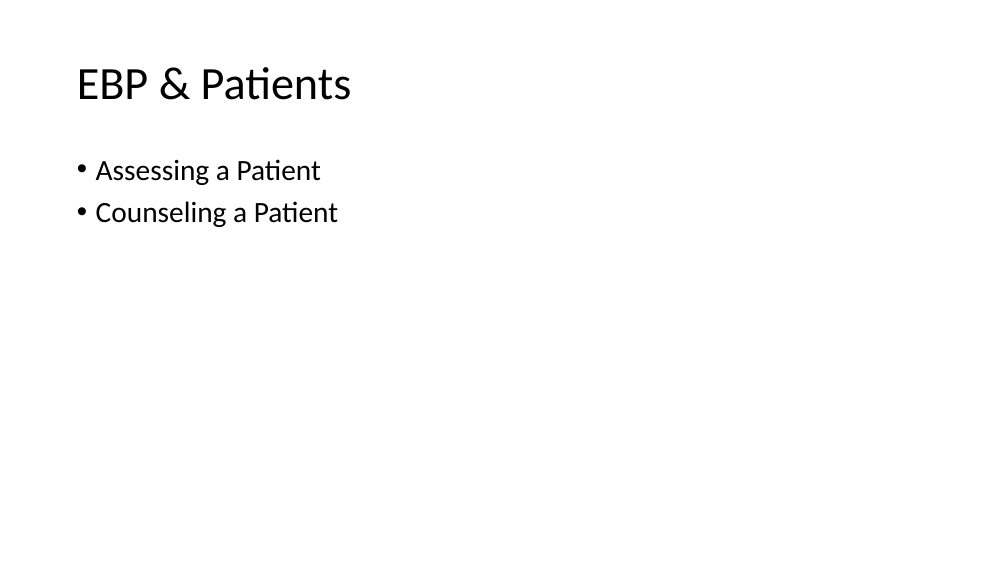
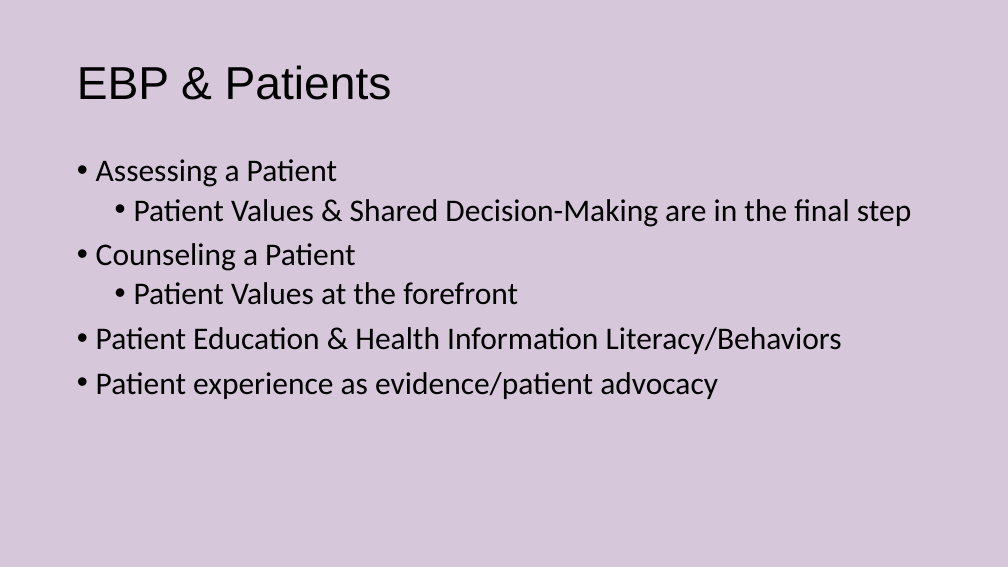
Before and after one commit to mattweirick/mattweirick.github.io, a slide deck: slide 13 of files/au-presentation-20181009.pptx. Drawn at 1008x567 pixels with LibreOffice and Linux fonts; fonts in the diff are those of the drawing. Boxes give left, top, right and bottom in pixels: in the first picture for what was removed or moved away, otherwise in the second. Text is boxed around its words. In the diff, an @@ line names an element or a change of style, - is before the commit and + after.

```diff
--- a/files/au-presentation-20181009.pptx
+++ b/files/au-presentation-20181009.pptx
@@ background #FFFFFF to #D6C8DA @@
@@ title "EBP & Patients" at bbox=[77, 65, 392, 100]: font Calibri to Arial @@
@@ text at bbox=[96, 159, 355, 271]: size 28 to 30 pt in "Assessing a Patient", "Counseling a Patient" @@
@@ text at bbox=[134, 199, 911, 227]: paragraph added @@
+  • Patient Values & Shared Decision-Making are in the final step
@@ text at bbox=[96, 282, 842, 399]: paragraphs added @@
+  • Patient Values at the forefront
+• Patient Education & Health Information Literacy/Behaviors
+• Patient experience as evidence/patient advocacy
```
Also in this commit, not shown: 5 other slides changed, 2 slides removed.
